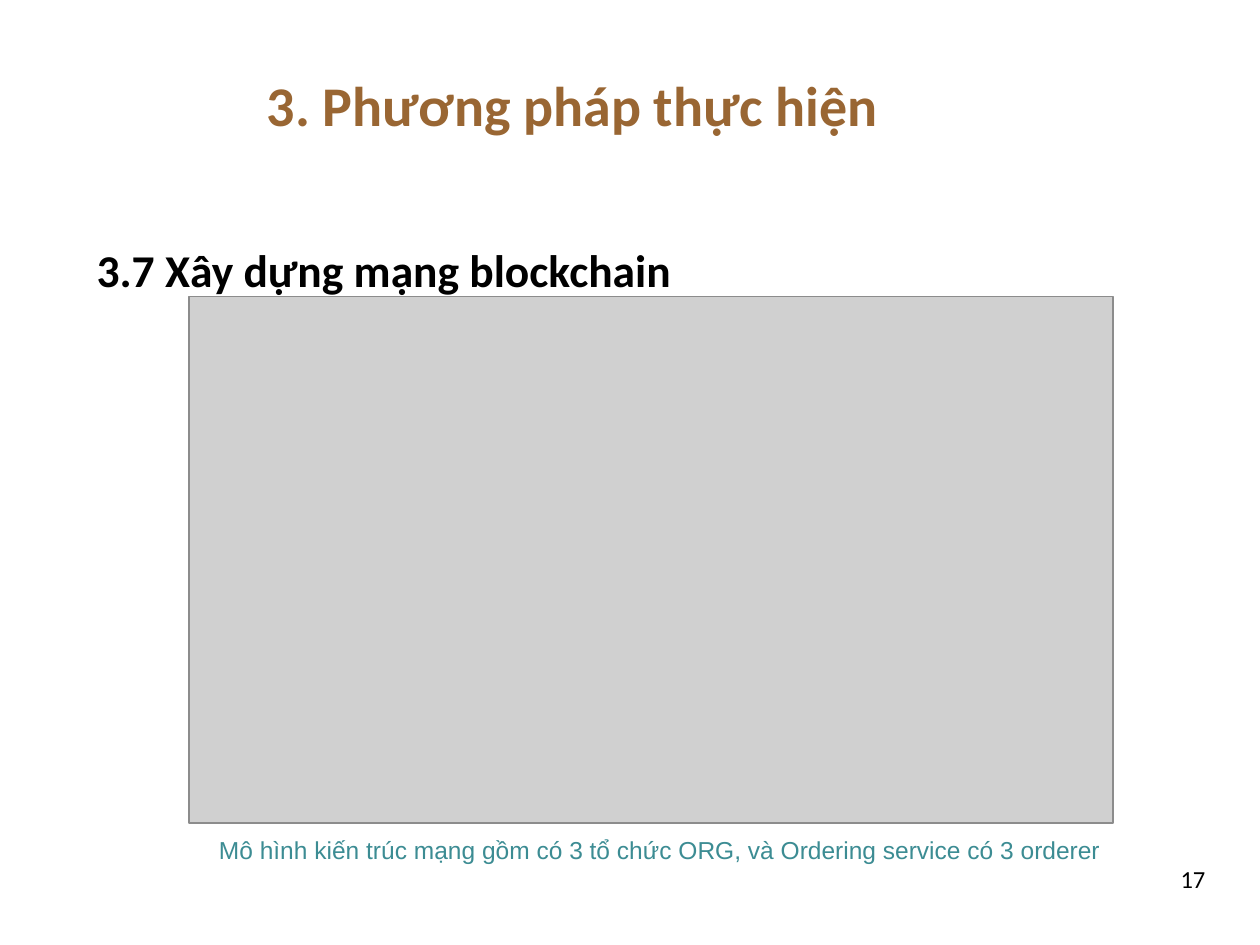
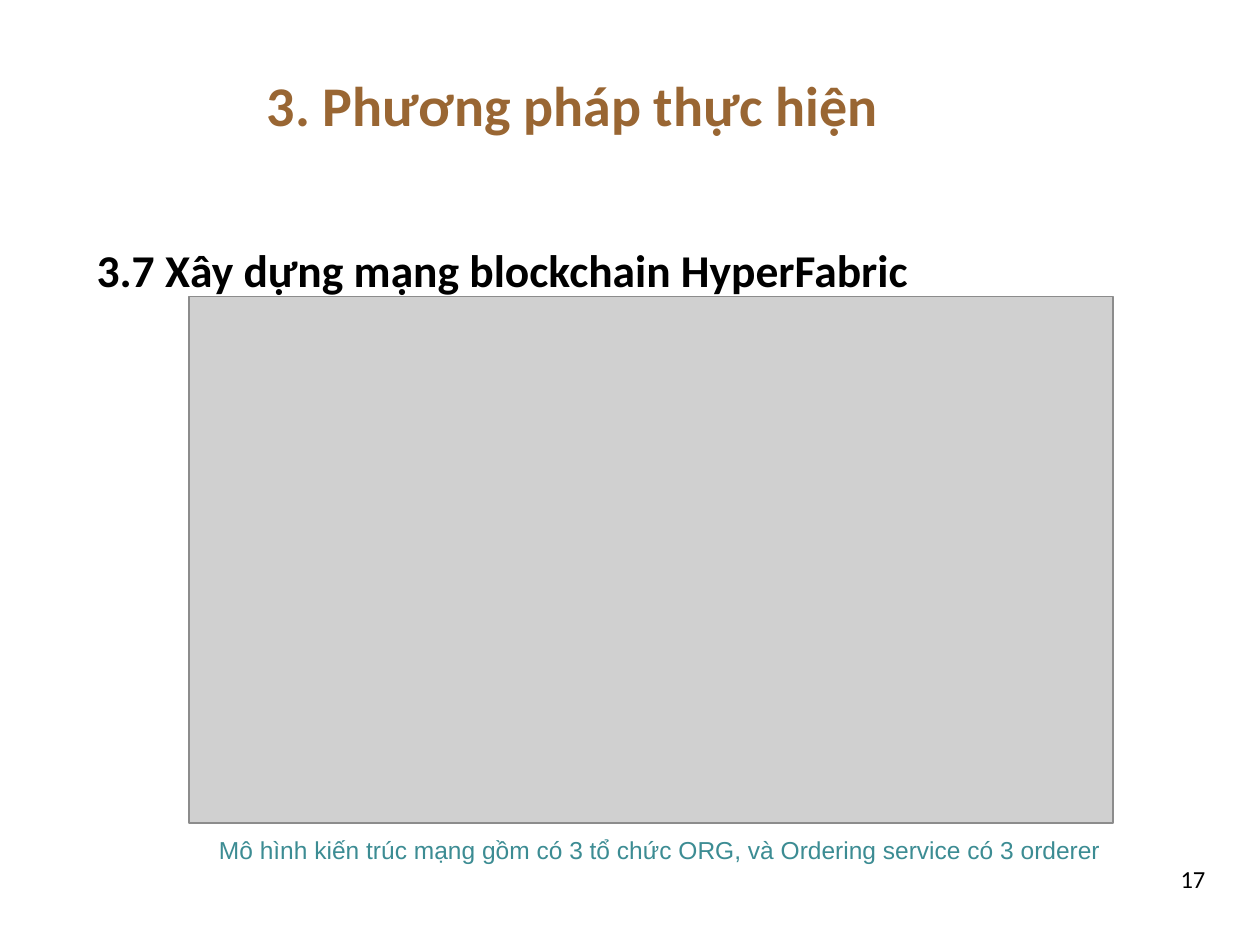
Before and after one commit to dtdungm/blockchain-vbcc, a slide deck: slide 17 of luan_van.pptx. Drawn at 1260x945 pixels with LibreOffice and Linux fonts; fonts in the diff are those of the drawing; grey boxes stand for pictures; background and template pictures are left out. Boxes give left, top, right and bottom in pixels: in the first picture for what was removed or moved away, otherwise in the second. Text is boxed around its words. In the diff, an @@ line names an element or a change of style, - is before the commit and + after.

```diff
--- a/luan_van.pptx
+++ b/luan_van.pptx
@@ text at [97,255,908,299]: text changed @@
-      3.7 Xây dựng mạng blockchain
+      3.7 Xây dựng mạng blockchain HyperFabric
```
Also in this commit, not shown: 4 other slides changed, 1 other file.
